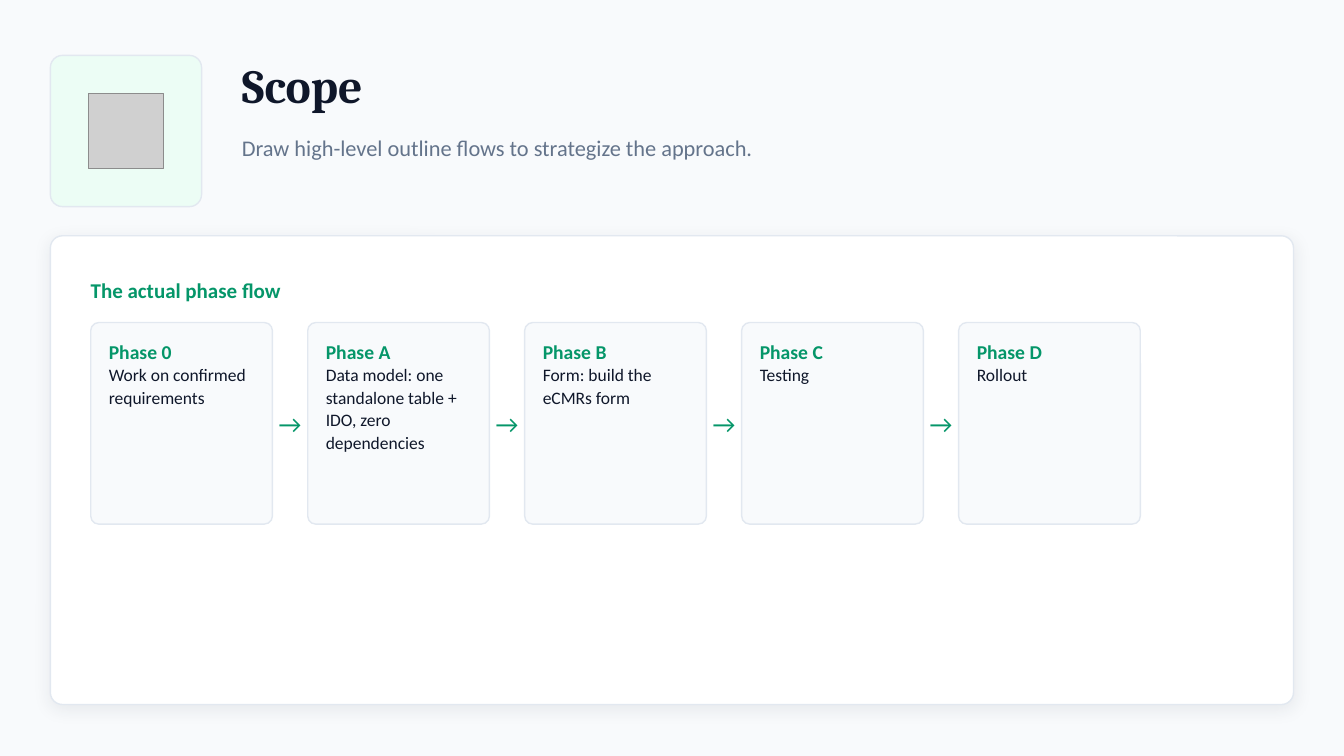
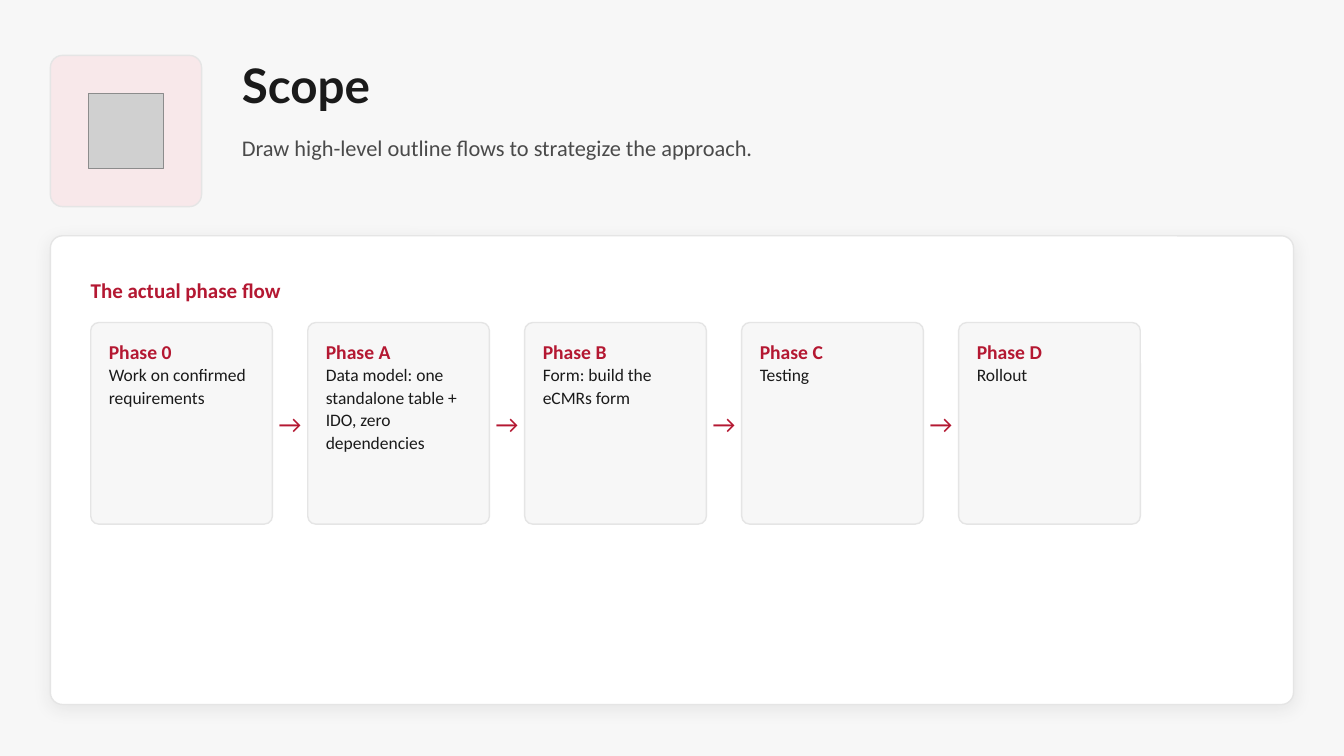
Before and after one commit to Enflite/eCMRs, a slide deck: slide 3 of docs/presentations/eCMRs_plan.pptx. Drawn at 1344x756 pixels with LibreOffice and Linux fonts; fonts in the diff are those of the drawing; grey boxes stand for pictures. Boxes give left, top, right and bottom in pixels: in the first picture for what was removed or moved away, otherwise in the second. Text is boxed around its words. In the diff, an @@ line names an element or a change of style, - is before the commit and + after.

```diff
--- a/docs/presentations/eCMRs_plan.pptx
+++ b/docs/presentations/eCMRs_plan.pptx
@@ background #F8FAFC to #F7F7F7 @@
@@ rounded rectangle at <box>50,55,202,207</box>: fill #ECFDF5 to #F8E8EA; outline #E2E8F0 1 pt to #E5E5E5 1 pt @@
@@ text "Scope" at <box>242,68,370,111</box>: font Cambria to Lato, text colour #0F172A to #1A1A1A @@
@@ text "Draw high-level outline flows to ..." at <box>242,140,752,160</box>: text colour #64748B to #4A4A4A @@
@@ rounded rectangle at <box>50,236,1294,705</box>: outline #E2E8F0 1 pt to #E5E5E5 1 pt; shadow changed @@
@@ text colour #059669 to #B41832 in 5 elements at <box>91,283,281,302</box>, <box>272,323,308,524</box>, <box>490,323,525,524</box>, <box>707,323,742,524</box>, <box>924,323,959,524</box> @@
@@ fill #F8FAFC to #F7F7F7; outline #E2E8F0 1 pt to #E5E5E5 1 pt in 5 elements at <box>91,323,272,524</box>, <box>308,323,489,524</box>, <box>525,323,707,524</box>, <box>742,323,924,524</box>, <box>959,323,1140,524</box> @@
@@ text "Phase 0" at <box>109,345,246,407</box>: text colour #059669 to #B41832 in "Phase 0"; text colour #0F172A to #1A1A1A in "Work on confirmed requirements" @@
@@ text "Phase A" at <box>326,345,444,452</box>: text colour #059669 to #B41832 in "Phase A"; text colour #0F172A to #1A1A1A in "Data model: one standalone table + IDO, ..." @@
@@ text "Phase B" at <box>543,345,652,404</box>: text colour #059669 to #B41832 in "Phase B"; text colour #0F172A to #1A1A1A in "Form: build the eCMRs form" @@
@@ text "Phase C" at <box>760,345,823,384</box>: text colour #059669 to #B41832 in "Phase C"; text colour #0F172A to #1A1A1A in "Testing" @@
@@ text "Phase D" at <box>977,345,1042,381</box>: text colour #059669 to #B41832 in "Phase D"; text colour #0F172A to #1A1A1A in "Rollout" @@
```
Also in this commit, not shown: 12 other slides changed.
